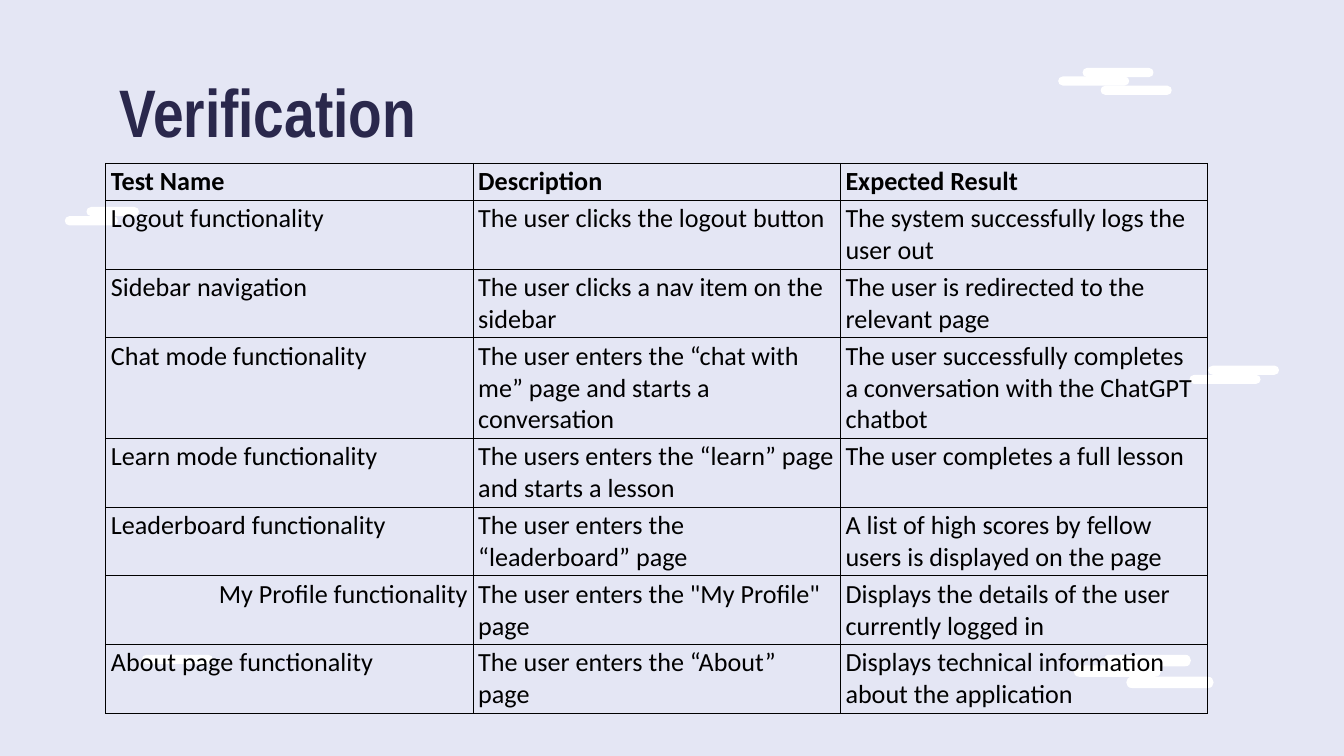
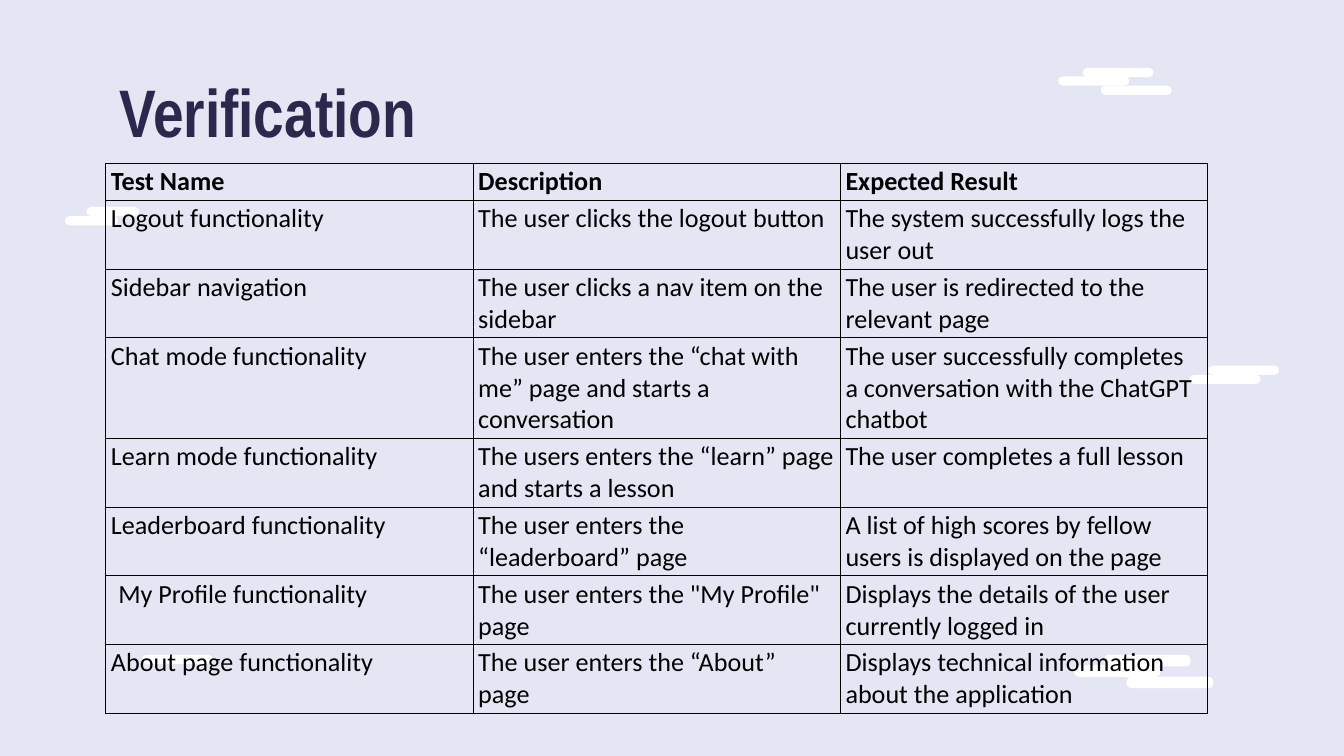
Before and after one commit to Roman-G-579/GPTalk, a slide deck: slide 21 of Capstone Project Phase A 24-1-D-11.pptx. Drawn at 1344x756 pixels with LibreOffice and Linux fonts; fonts in the diff are those of the drawing. Boxes give left, top, right and bottom in pixels: in the first picture for what was removed or moved away, otherwise in the second. Text is boxed around its words. In the diff, an @@ line names an element or a change of style, - is before the commit and + after.

Commit message:
update pptx

```diff
--- a/Capstone Project Phase A 24-1-D-11.pptx
+++ b/Capstone Project Phase A 24-1-D-11.pptx
@@ table at <box>106,164,1207,712</box> @@
@@ alignment right to left @@
```
